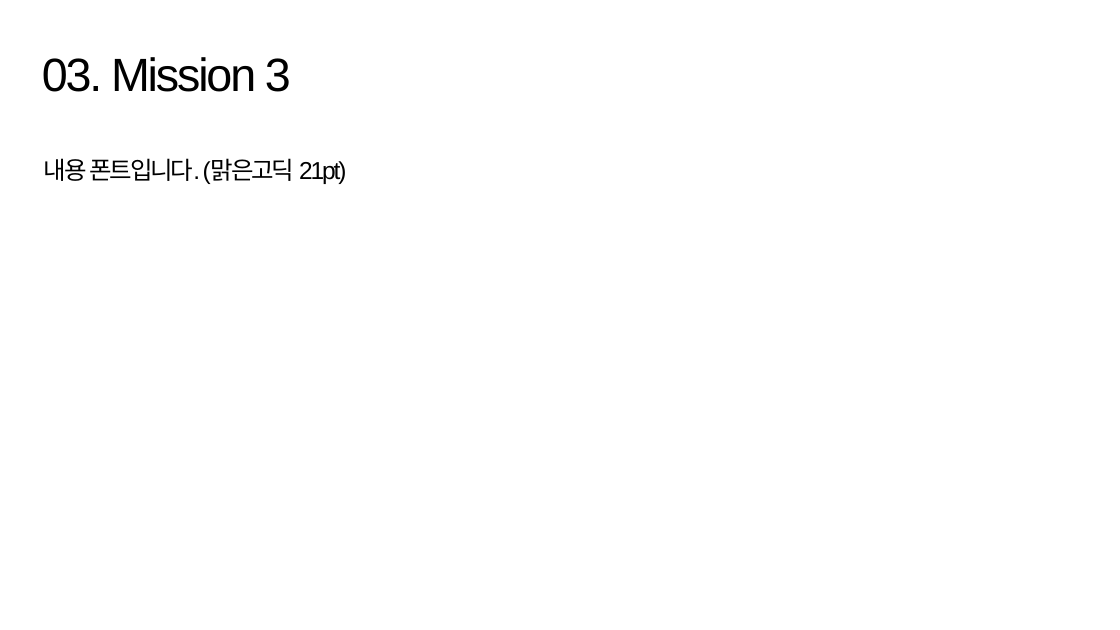
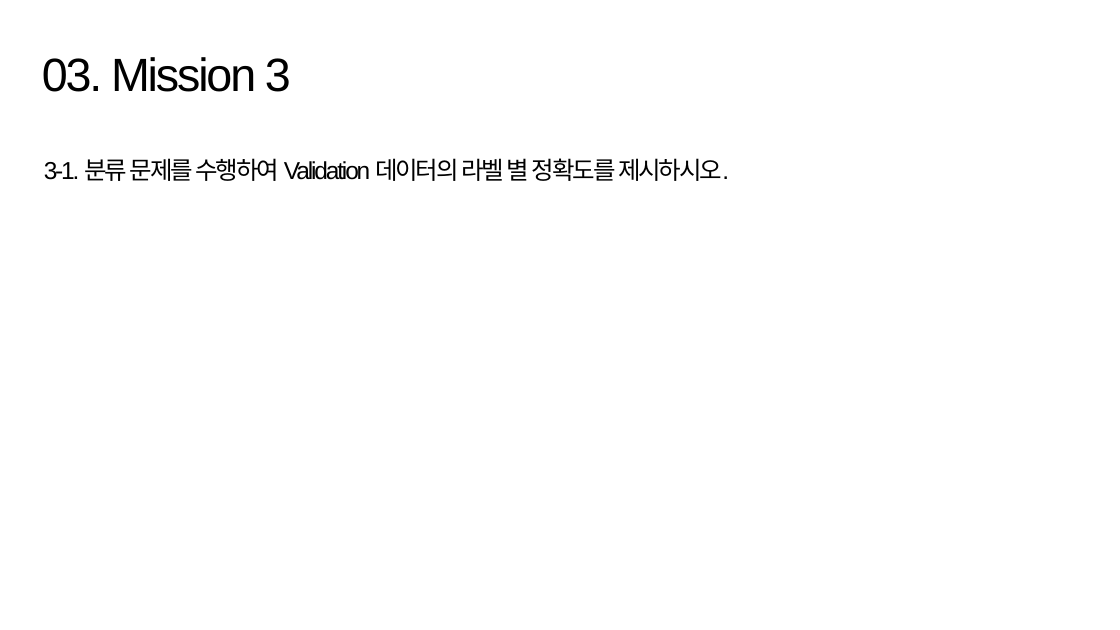
Before and after one commit to suk-6/22-dcc, a slide deck: slide 5 of 춘식이 발표자로.pptx (slide 11 before the commit). Drawn at 1120x630 pixels with LibreOffice and Linux fonts; fonts in the diff are those of the drawing; background and template pictures are left out. Boxes give left, top, right and bottom in pixels: in the first picture for what was removed or moved away, otherwise in the second. Text is boxed around its words. In the diff, an @@ line names an element or a change of style, - is before the commit and + after.

```diff
--- a/춘식이 발표자로.pptx
+++ b/춘식이 발표자로.pptx
@@ text at [44,158,729,181]: text changed @@
-내용 폰트입니다. (맑은고딕 21pt)
+3-1. 분류 문제를 수행하여 Validation 데이터의 라벨 별 정확도를 제시하시오.
```
Also in this commit, not shown: 2 other slides changed, 3 slides added, 7 slides removed, 1 other file.
